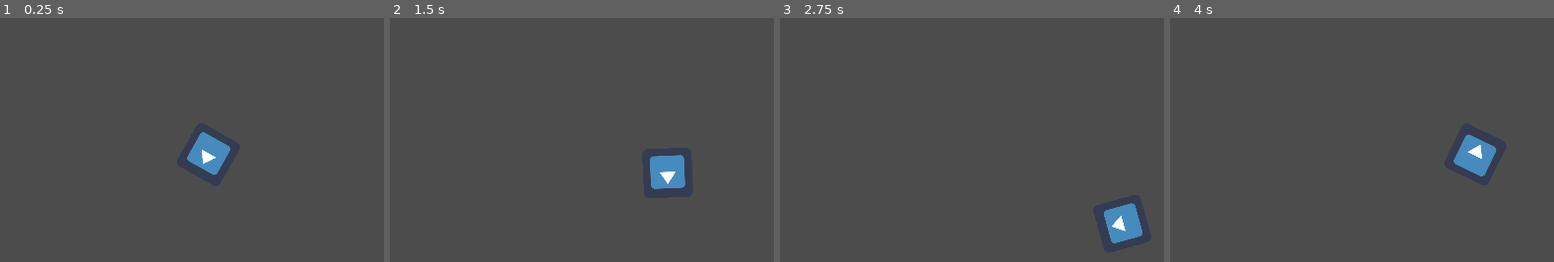
Above: before the commit, frames 1-4 (left to right).
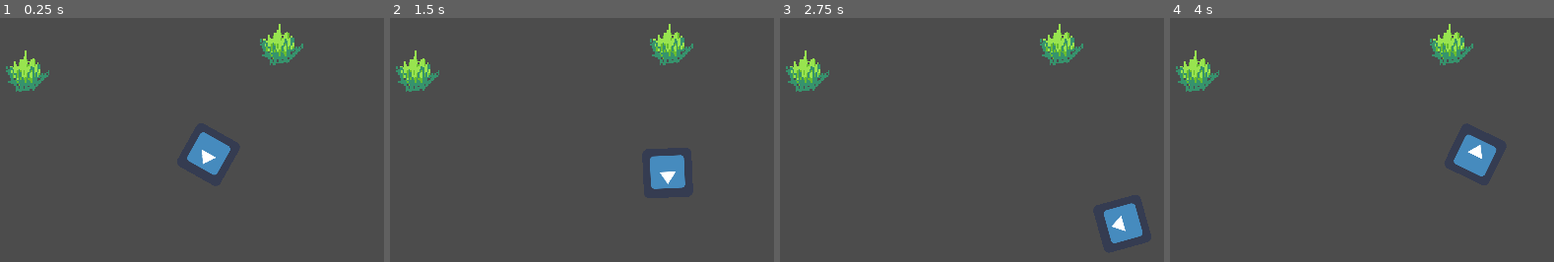
Above: after the commit, the same moments.

Repository: JMWProductions/mysterious-forest
Game: Godot game, scene res://scenes/ForestScene.tscn
The game is run twice, just before and just after one commit, with the same random seed, the same clock (stepped at 60 frames per second) and the same inputs. Before the commit the project starts from res://ForestScene.tscn. The engine's default icon, where the game draws it, is replaced by a stand-in: a white triangle on a blue panel in a dark square.
Inputs (mouse positions are in pixels of both pictures, inside the frame that each line leads up to):
- Up to frame 1 (0.25 s): no input
- Up to frame 2 (1.5 s): tap Enter at 0.5 s; move the mouse to (outside the picture) at 0.52 s; hold D (move_right) 0.53-1.28 s; move the mouse to (447, 181) at 1.27 s; hold S (move_down) from 1.28 s (still down)
- Up to frame 3 (2.75 s): move the mouse to (1075, 61) at 2.02 s; release S (move_down) at 2.03 s; hold D (move_right) from 2.03 s (still down)
- Up to frame 4 (4 s): move the mouse to (1346, 247) at 2.77 s; release D (move_right) at 2.78 s; hold W (move_up) 2.78-3.53 s; move the mouse to (outside the picture) at 3.52 s; hold A (move_left) from 3.53 s (still down)

The runs differ from the first frame. In frame 1, 1.9% of the frame differs, in the area x 1-79%, y 2-31%; in frame 2, 1.9%; in frame 3, 1.9%; in frame 4, 1.9%.

Commit message:
Add bushes, refactor directories

Diff:
--- a/ForestScene.tscn
+++ /dev/null
@@ -1,11 +0,0 @@
-[gd_scene load_steps=3 format=2]
-
-[ext_resource path="res://Player.tscn" type="PackedScene" id=1]
-[ext_resource path="res://ForestScene.gd" type="Script" id=2]
-
-[node name="ForestScene" type="Node2D"]
-position = Vector2( 0.694992, -0.694992 )
-script = ExtResource( 2 )
-
-[node name="Player" parent="." instance=ExtResource( 1 )]
-position = Vector2( 250, 142 )
--- a/Player.gd
+++ b/Player.gd
@@ -11,7 +11,7 @@
 # Called when the node enters the scene tree for the first time.
 func _ready():
 
-	pass # Replace with function body.
+  pass # Replace with function body.
 
 
 # Called every frame. 'delta' is the elapsed time since the previous frame.
--- a/project.godot
+++ b/project.godot
@@ -16,7 +16,7 @@
 [application]
 
 config/name="MysteriousForest"
-run/main_scene="res://ForestScene.tscn"
+run/main_scene="res://scenes/ForestScene.tscn"
 config/icon="res://icon.png"
 
 [display]
--- /dev/null
+++ b/scenes/ForestScene.tscn
@@ -0,0 +1,18 @@
+[gd_scene load_steps=4 format=2]
+
+[ext_resource path="res://scripts/ForestScene.gd" type="Script" id=1]
+[ext_resource path="res://Player.tscn" type="PackedScene" id=2]
+[ext_resource path="res://scenes/Bush.tscn" type="PackedScene" id=3]
+
+[node name="ForestScene" type="Node2D"]
+position = Vector2( 0.694992, -0.694992 )
+script = ExtResource( 1 )
+
+[node name="Player" parent="." instance=ExtResource( 2 )]
+position = Vector2( 250, 142 )
+
+[node name="Bush" parent="." instance=ExtResource( 3 )]
+position = Vector2( 131.624, 89.2765 )
+
+[node name="Bush2" parent="." instance=ExtResource( 3 )]
+position = Vector2( 296.623, 71.8859 )
Renamed: Bush.tscn -> scenes/Bush.tscn
Renamed: ForestScene.gd -> scripts/ForestScene.gd
